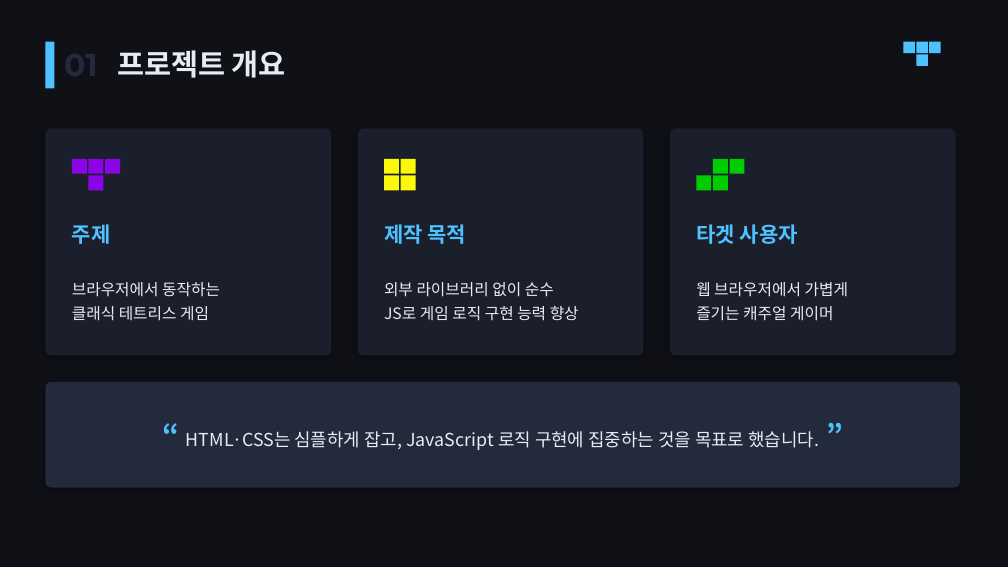
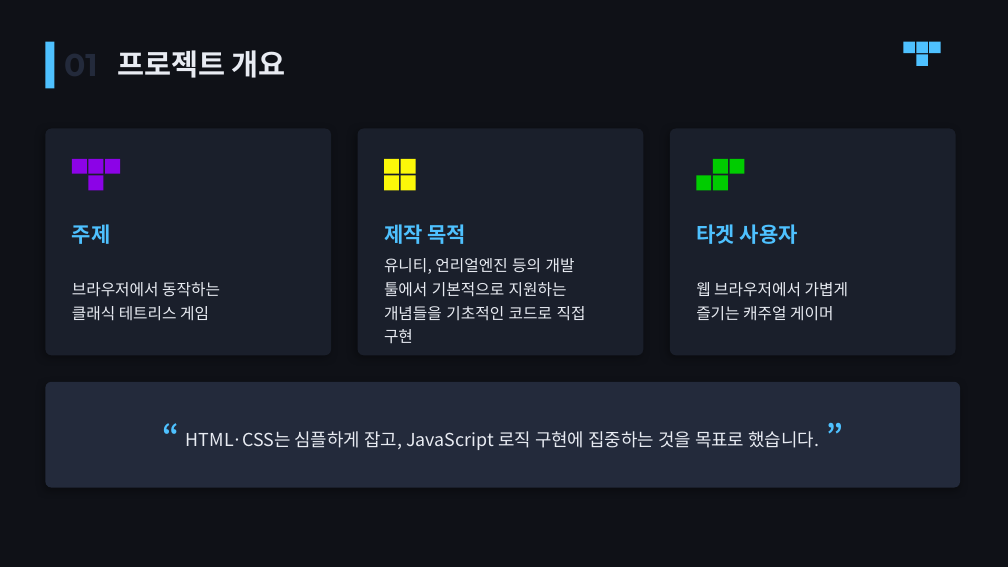
Before and after one commit to giljoo93/TETRIS, a slide deck: slide 2 of TETRIS_발표.pptx. Drawn at 1008x567 pixels with LibreOffice and Linux fonts; fonts in the diff are those of the drawing. Boxes give left, top, right and bottom in pixels: in the first picture for what was removed or moved away, otherwise in the second. Text is boxed around its words. In the diff, an @@ line names an element or a change of style, - is before the commit and + after.

```diff
--- a/TETRIS_발표.pptx
+++ b/TETRIS_발표.pptx
@@ text at [384, 258, 586, 344]: text changed @@
-외부 라이브러리 없이 순수
-JS로 게임 로직 구현 능력 향상
+유니티, 언리얼엔진 등의 개발 툴에서 기본적으로 지원하는 개념들을 기초적인 코드로 직접 구현
```
Also in this commit, not shown: 3 other slides changed, 1 other file.
